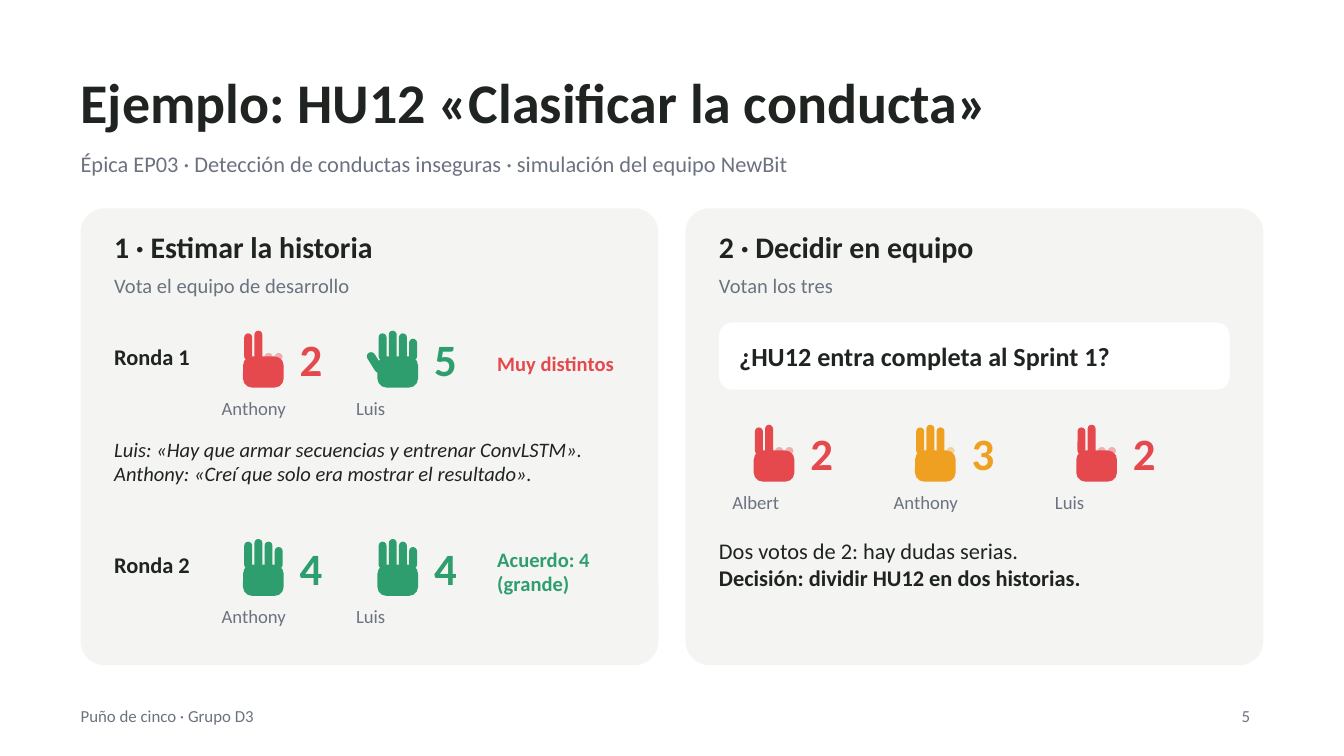
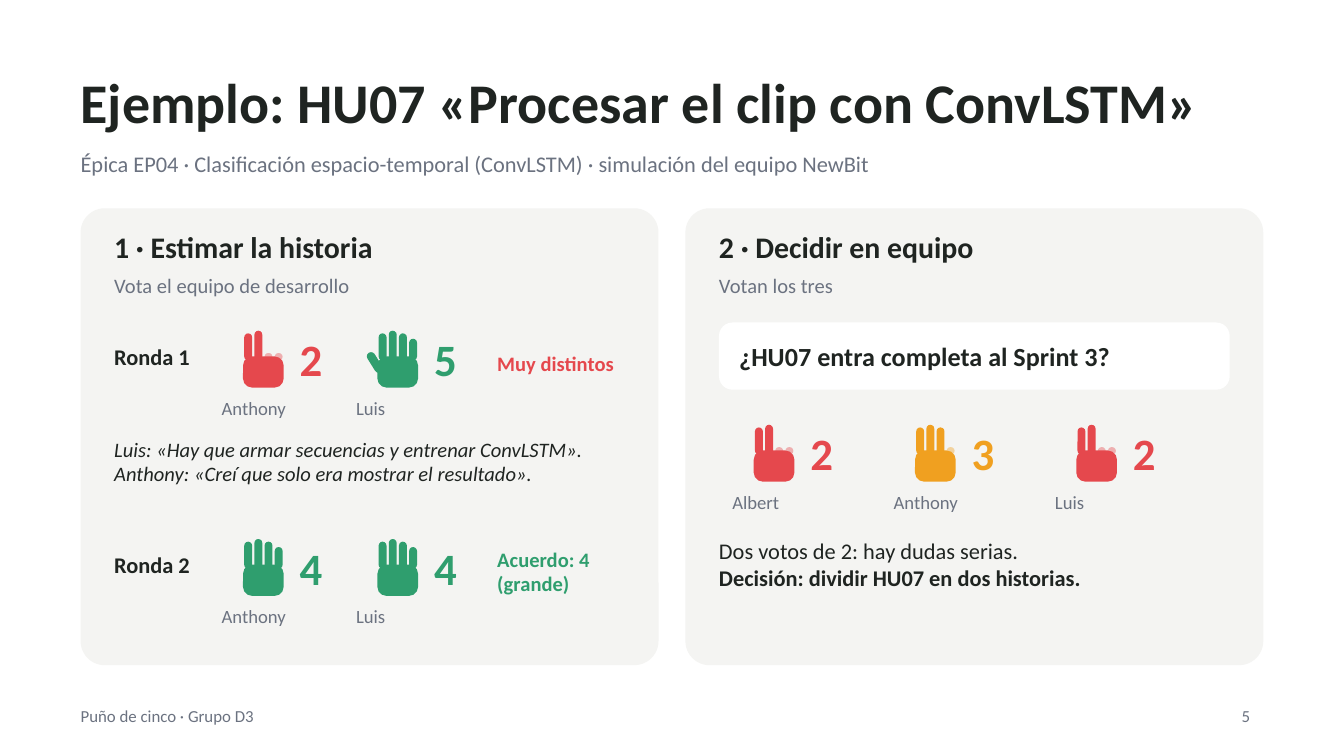
Before and after one commit to devmondoss/NewBit, a slide deck: slide 5 of proyecto/entregables/semana-05/Presentacion_Fist_of_Five/Presentacion_Fist_of_Five.pptx. Drawn at 1344x756 pixels with LibreOffice and Linux fonts; fonts in the diff are those of the drawing. Boxes give left, top, right and bottom in pixels: in the first picture for what was removed or moved away, otherwise in the second. Text is boxed around its words. In the diff, an @@ line names an element or a change of style, - is before the commit and + after.

```diff
--- a/proyecto/entregables/semana-05/Presentacion_Fist_of_Five/Presentacion_Fist_of_Five.pptx
+++ b/proyecto/entregables/semana-05/Presentacion_Fist_of_Five/Presentacion_Fist_of_Five.pptx
@@ title at [81,83,1198,133]: text changed @@
-Ejemplo: HU12 «Clasificar la conducta»
+Ejemplo: HU07 «Procesar el clip con ConvLSTM»
@@ text at [81,154,868,176]: text changed @@
-Épica EP03 · Detección de conductas inseguras · simulación del equipo NewBit
+Épica EP04 · Clasificación espacio-temporal (ConvLSTM) · simulación del equipo NewBit
@@ text at [739,347,1109,371]: text changed @@
-¿HU12 entra completa al Sprint 1?
+¿HU07 entra completa al Sprint 3?
@@ text at [719,570,1081,586]: text changed @@
-Decisión: dividir HU12 en dos historias.
+Decisión: dividir HU07 en dos historias.
```
Also in this commit, not shown: 2 slides added, 13 other files.
